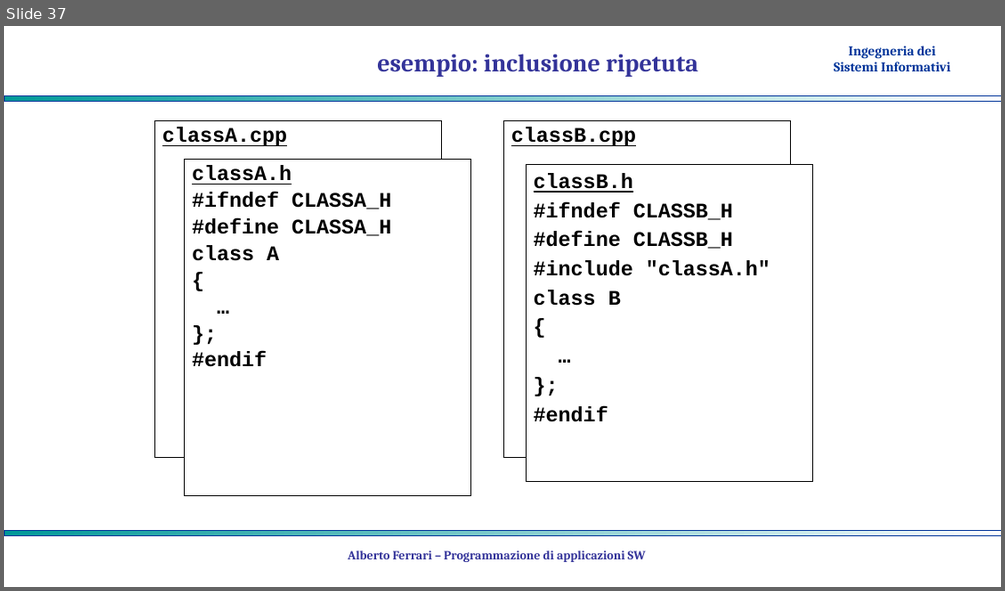
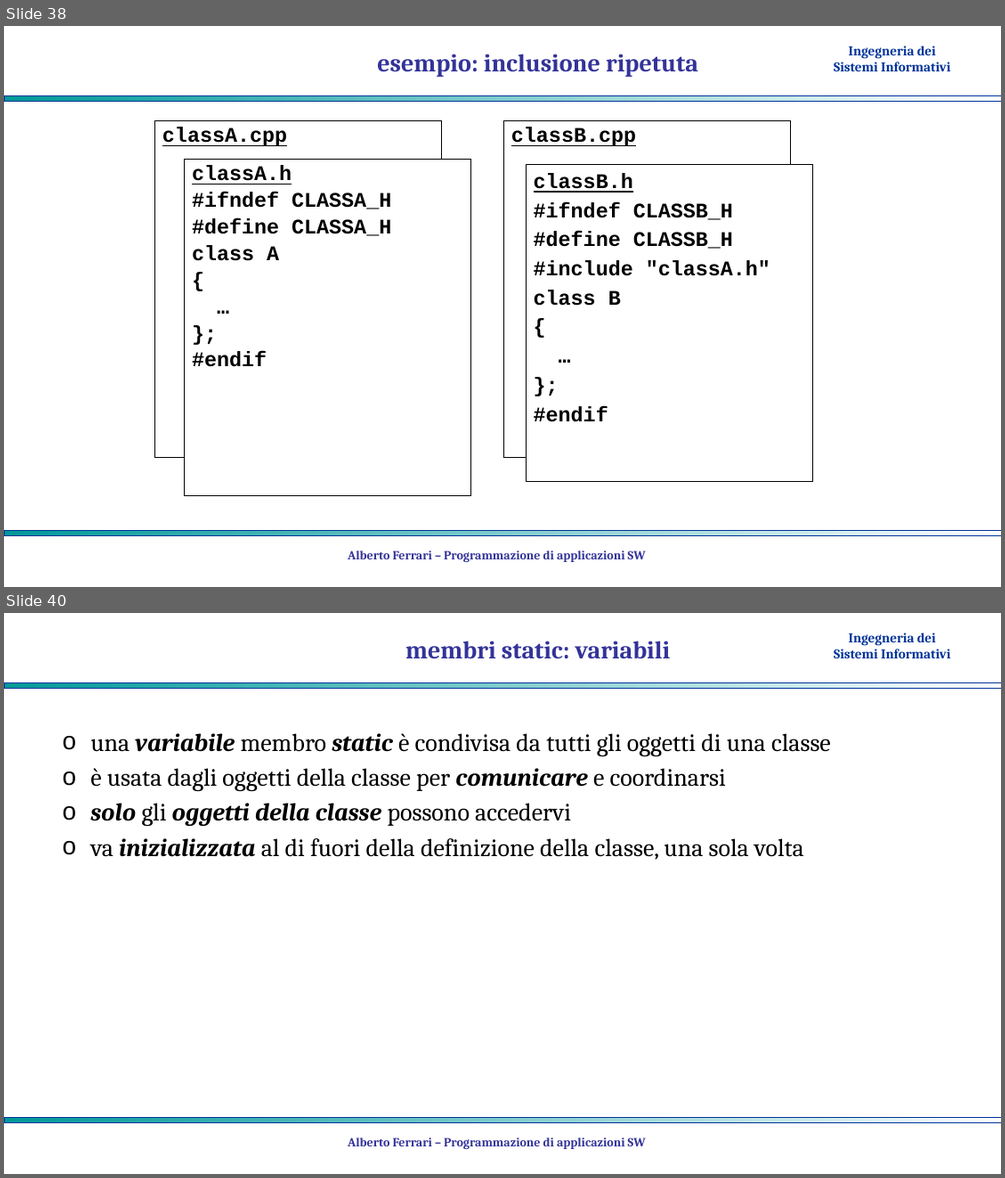
Before and after one commit to albertoferrari/pasw, a slide deck: lezioni/PASW04 - object oriented programming.pptx. Shown one above the other, each under a label of ours: slide 37 before the commit, slides 38 and 40 after it; the slides between them are not shown. The pictures are 1005x591 and 1005x1178 pixels, drawn with LibreOffice and Linux fonts; fonts in the diff are those of the drawing; background and template pictures are left out. Boxes give left, top, right and bottom in pixels: in the first picture for what was removed or moved away, otherwise in the second. Text is boxed around its words. In the diff, an @@ line names an element or a change of style, - is before the commit and + after.

```diff
--- a/lezioni/PASW04 - object oriented programming.pptx
+++ b/lezioni/PASW04 - object oriented programming.pptx
@@ slide 40 added at box(4, 613, 1001, 1174), background #FFFFFF; not listed: 3 template elements that a slide beside it also shows @@
@@ title added at box(405, 641, 671, 659), 24 pt, text #333399, bold @@
+membri static: variabili
@@ text added at box(90, 733, 831, 860), 24 pt, text #000000 @@
+o una variabile membro static è condivisa da tutti gli oggetti di una classe
+o è usata dagli oggetti della classe per comunicare e coordinarsi
+o solo gli oggetti della classe possono accedervi
+o va inizializzata al di fuori della definizione della classe, una sola volta
@@ text added at box(348, 1137, 646, 1149), 12 pt, text #333399, bold @@
+Alberto Ferrari – Programmazione di applicazioni SW
@@ what was slide 37 is now slide 38 @@
```
Also in this commit, not shown: 1 slide changed, 4 other slides added, 1 other file.
